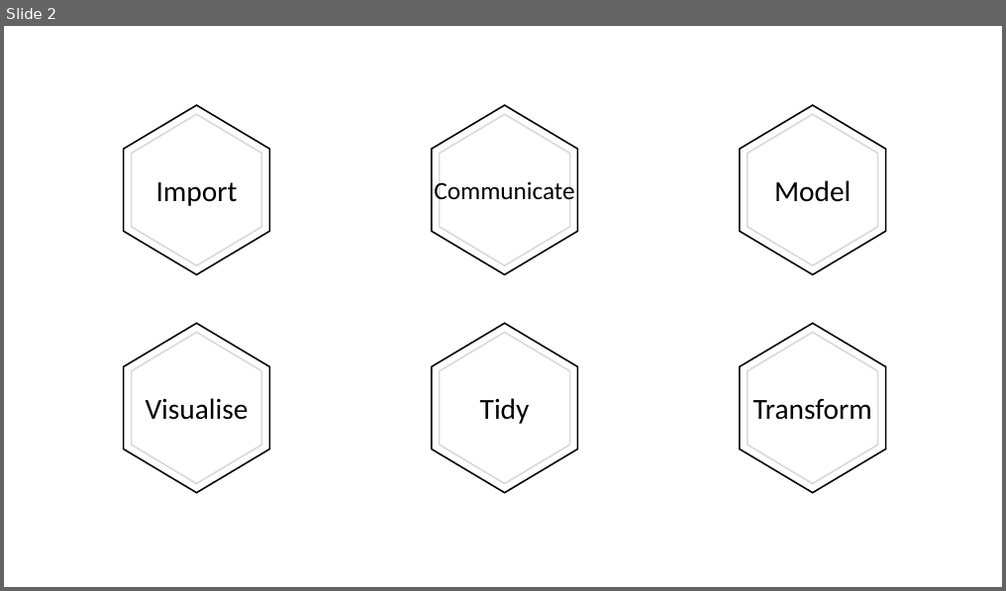
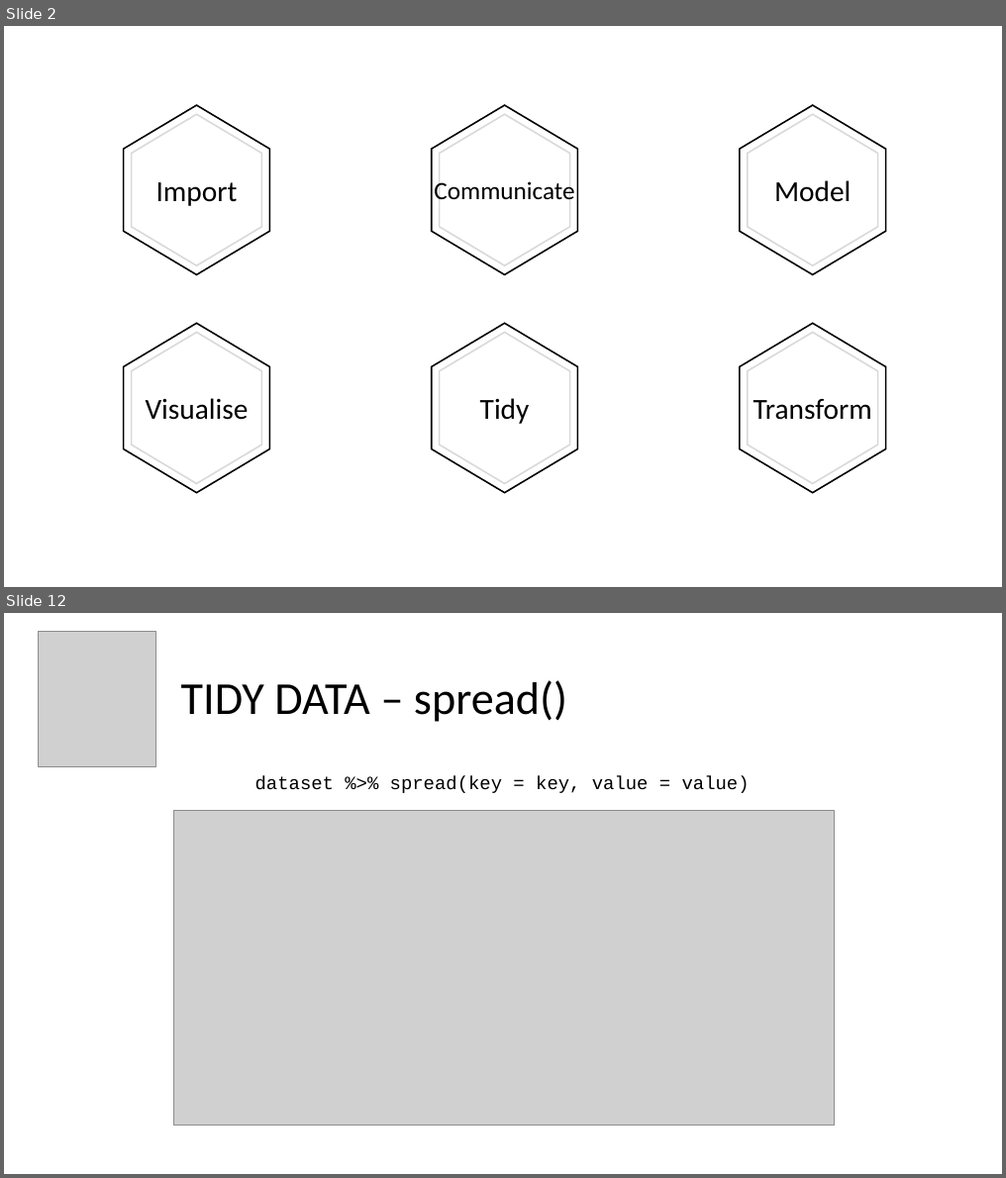
Before and after one commit to ptlxuan89/tidyverse_201912, a slide deck: Tidyverse presentation.pptx. Shown one above the other, each under a label of ours: slide 2 before the commit, slides 2 and 12 after it; the slides between them are not shown. The pictures are 1006x591 and 1006x1178 pixels, drawn with LibreOffice and Linux fonts; fonts in the diff are those of the drawing; grey boxes stand for pictures. Boxes give left, top, right and bottom in pixels: in the first picture for what was removed or moved away, otherwise in the second. Text is boxed around its words. In the diff, an @@ line names an element or a change of style, - is before the commit and + after.

```diff
--- a/Tidyverse presentation.pptx
+++ b/Tidyverse presentation.pptx
@@ slide 12 added at [4,613,1002,1174], background #FFFFFF @@
@@ picture added at [39,632,155,767] @@
@@ text added at [181,680,567,722], 44 pt, text #000000 @@
+TIDY DATA – spread()
@@ text added at [255,775,749,793], 18 pt, text #000000 @@
+dataset %>% spread(key = key, value = value)
@@ picture added at [173,810,834,1125] @@
```
Also in this commit, not shown: 6 slides changed, 15 other slides added, 4 slides removed, 3 other files.
